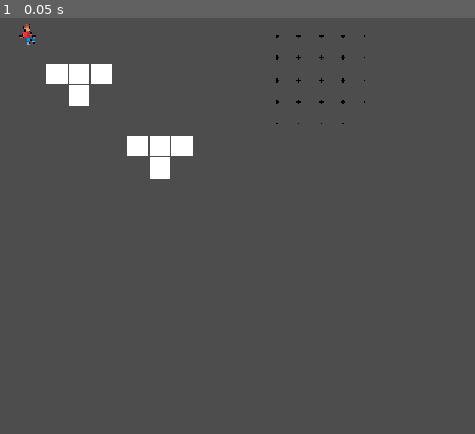
Above: before the commit, frame 1.
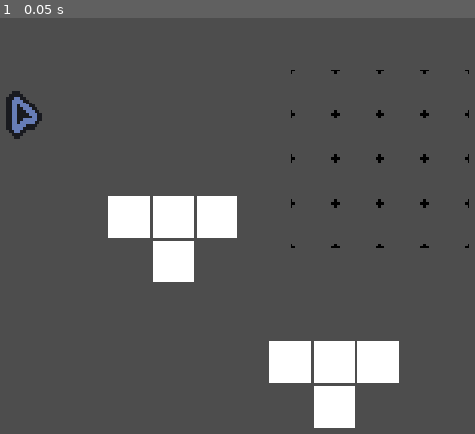
Above: after the commit, the same moment.

Repository: ozzyDev27/Daydream
Game: Godot game, scene res://Scenes/upgrades.tscn
Two runs of this game, one before a commit and one after it. Both use one fixed random seed, a clock stepped at 60 frames per second and the inputs below. This scene is started directly instead of the project's main scene.
Inputs:
- Up to frame 1 (0.05 s): no input

The runs differ from the first frame. In frame 1, 9.8% of the frame differs, in the area x 1-99%, y 1-99%.

Commit message:
made the upgrade screen use the mouse

Diff:
--- a/Scenes/player_mouse.gd
+++ b/Scenes/player_mouse.gd
@@ -5,7 +5,6 @@
 @export var acceleration = 2000
 @export var friction = 1000
 @export var deviceID = 0
-@export var bulletSpeed=1
 
 @export var movement_deadzone: float = 0.15
 
--- a/Scenes/upgrades.tscn
+++ b/Scenes/upgrades.tscn
@@ -1,14 +1,14 @@
 [gd_scene load_steps=14 format=3 uid="uid://bcruhc4adg2mm"]
 
-[ext_resource type="Texture2D" uid="uid://cvg6oxc5x5vdh" path="res://Sprites/Characters/ozzy/Airburst/Character1M_1_damage_1.png" id="1_mstou"]
+[ext_resource type="PackedScene" uid="uid://b2flvhhefgcxn" path="res://Scenes/player_mouse.tscn" id="1_l0xsu"]
 [ext_resource type="Script" uid="uid://bb7dwr525ykqm" path="res://player_cursor.gd" id="2_lisd6"]
 [ext_resource type="Texture2D" uid="uid://dij802jahnt" path="res://Sprites/programmer art/border.png" id="4_hhb4j"]
 [ext_resource type="Script" uid="uid://caar4xtrujnsu" path="res://Scenes/upgrade_manager.gd" id="4_l0xsu"]
 [ext_resource type="Script" uid="uid://cb4xx8u1ssw8c" path="res://Scenes/grid_snap_picker.gd" id="4_ua6wq"]
 [ext_resource type="Script" uid="uid://cehb4ng7ors3k" path="res://Scenes/validator.gd" id="6_l0xsu"]
 
-[sub_resource type="CircleShape2D" id="CircleShape2D_hhb4j"]
-radius = 6.0
+[sub_resource type="RectangleShape2D" id="RectangleShape2D_sy0g7"]
+size = Vector2(6.5, 7.5)
 
 [sub_resource type="RectangleShape2D" id="RectangleShape2D_ua6wq"]
 size = Vector2(30, 30)
@@ -34,19 +34,25 @@
 
 [node name="Node2D" type="Node2D"]
 
-[node name="Slop2D" type="Sprite2D" parent="."]
-position = Vector2(76, 47)
-texture = ExtResource("1_mstou")
+[node name="PlayerMouse" parent="." instance=ExtResource("1_l0xsu")]
+position = Vector2(-253, -82)
+scale = Vector2(2, 2)
+moveSpeed = 300
+acceleration = 4000
+friction = 2000
+
+[node name="Slop2D" type="Sprite2D" parent="PlayerMouse"]
+position = Vector2(5, 0)
 script = ExtResource("2_lisd6")
 
-[node name="Area2D" type="Area2D" parent="Slop2D"]
-
-[node name="CollisionShape2D" type="CollisionShape2D" parent="Slop2D/Area2D"]
-position = Vector2(-3, 0)
-shape = SubResource("CircleShape2D_hhb4j")
+[node name="Area2D" type="Area2D" parent="PlayerMouse/Slop2D"]
+
+[node name="CollisionShape2D" type="CollisionShape2D" parent="PlayerMouse/Slop2D/Area2D"]
+position = Vector2(-8.25, -3.75)
+shape = SubResource("RectangleShape2D_sy0g7")
 
 [node name="Piece2" type="Area2D" parent="."]
-position = Vector2(232, 208)
+position = Vector2(-62, 98)
 collision_layer = 17
 collision_mask = 16
 script = ExtResource("4_ua6wq")
@@ -101,7 +107,7 @@
 offset_bottom = -22.0
 
 [node name="Piece1" type="Area2D" parent="."]
-position = Vector2(116, 104)
+position = Vector2(-178, -6)
 collision_layer = 17
 collision_mask = 16
 script = ExtResource("4_ua6wq")
@@ -155,7 +161,7 @@
 offset_bottom = -22.0
 
 [node name="Node2D" type="Node2D" parent="."]
-position = Vector2(448, 96)
+position = Vector2(-46, -65)
 script = ExtResource("4_l0xsu")
 
 [node name="sprite" type="Node2D" parent="Node2D"]
@@ -259,3 +265,6 @@
 offset_top = -63.0
 offset_right = 188.0
 offset_bottom = -40.0
+
+[node name="Camera" type="Camera2D" parent="."]
+zoom = Vector2(2, 2)
--- a/player_cursor.gd
+++ b/player_cursor.gd
@@ -4,21 +4,6 @@
 @export var speed = 10
 
 func _process(delta):
-	var suffix = str(deviceID)
-	var action_left  = "dirLeft" + suffix
-	var action_right = "dirRight" + suffix
-	var action_up    = "dirUp" + suffix
-	var action_down  = "dirDown" + suffix
-
-	var input_vector = Input.get_vector(
-		action_left,
-		action_right,
-		action_up,
-		action_down,
-		deviceID
-	)
-
-	global_position += input_vector * speed
 
 	if Input.is_action_just_pressed("Action0") and $Area2D.get_overlapping_areas():
 		$Area2D.get_overlapping_areas()[0].grabber = self
